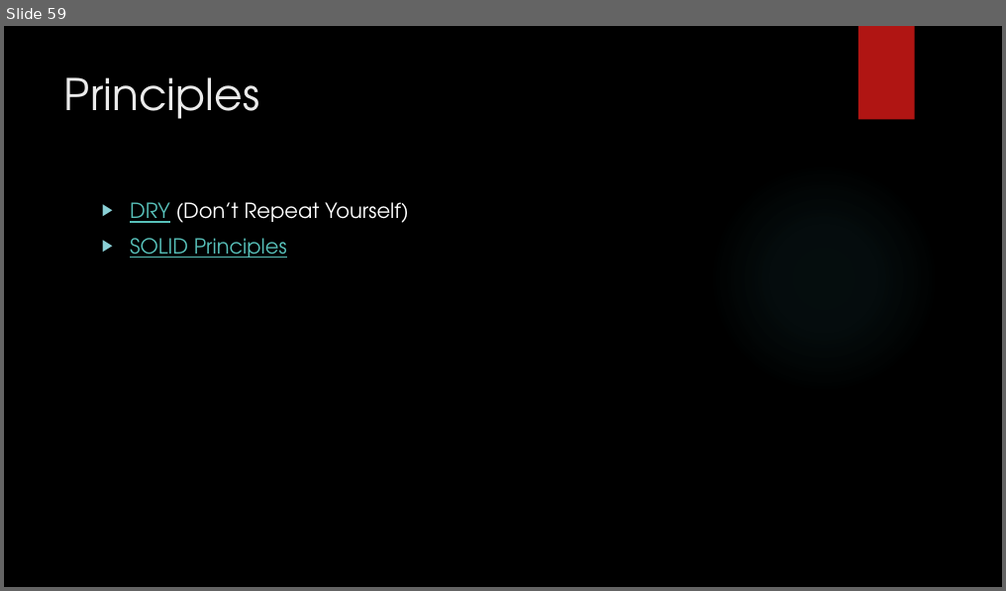
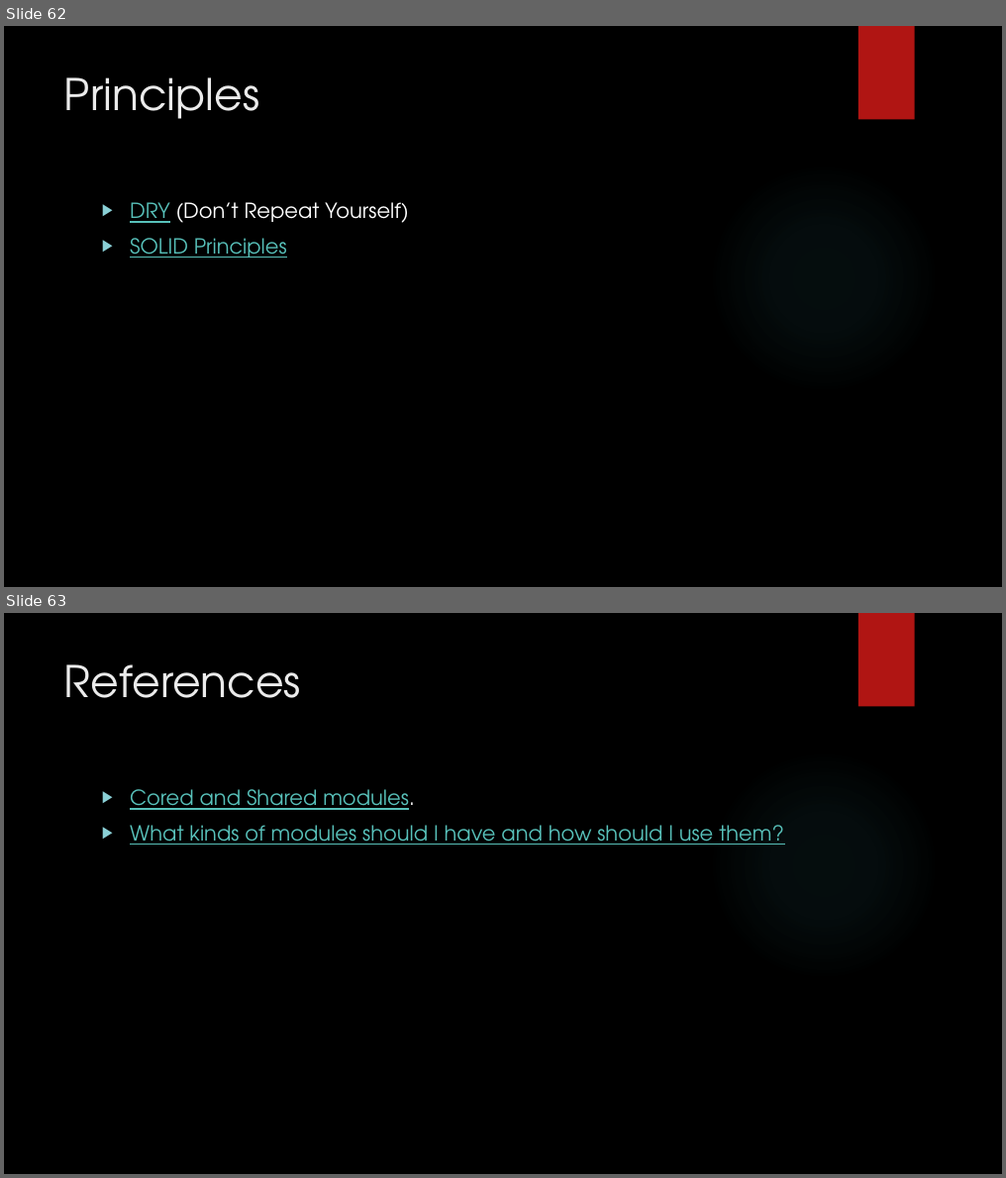
Before and after one commit to buildmotion/custom-angular-modules, a slide deck: presentation/custom-angular-modules.pptx. Shown one above the other, each under a label of ours: slide 59 before the commit, slides 62 and 63 after it. The pictures are 1006x591 and 1006x1178 pixels, drawn with LibreOffice and Linux fonts; fonts in the diff are those of the drawing; background and template pictures are left out. Boxes give left, top, right and bottom in pixels: in the first picture for what was removed or moved away, otherwise in the second. Text is boxed around its words. In the diff, an @@ line names an element or a change of style, - is before the commit and + after.

```diff
--- a/presentation/custom-angular-modules.pptx
+++ b/presentation/custom-angular-modules.pptx
@@ slide 63 added at <box>4,613,1002,1174</box>, background picture (left out); not listed: 2 template elements that a slide beside it also shows @@
@@ title added at <box>64,664,301,698</box>, 42 pt, text #EBEBEB @@
+References
@@ text added at <box>130,789,784,845</box>, 20 pt, text #58C1BA, underline @@
+▶ Cored and Shared modules.
+▶ What kinds of modules should I have and how should I use them?
@@ what was slide 59 is now slide 62 @@
```
Also in this commit, not shown: 6 slides changed, 3 other slides added.
